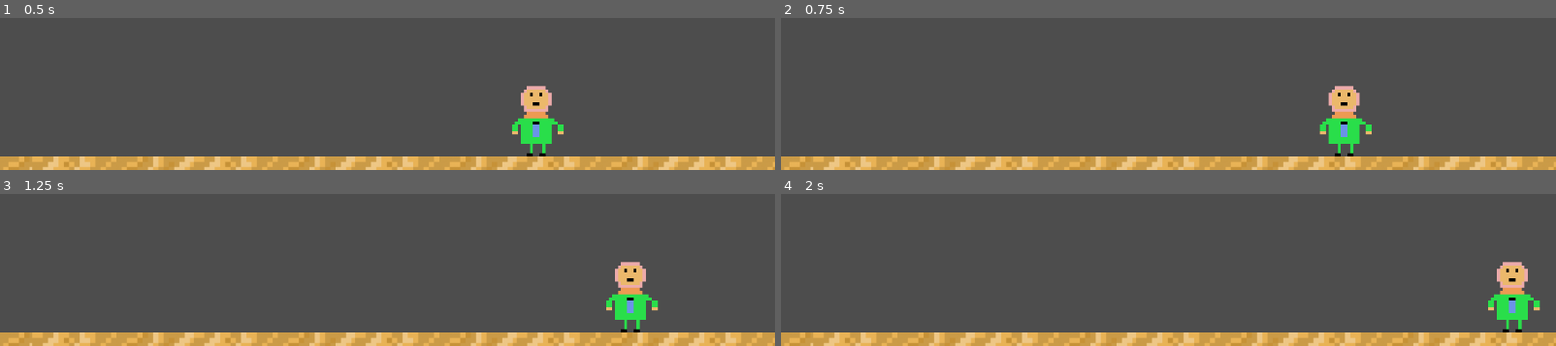
Above: before the commit, frames 1-4 (two rows, left to right).
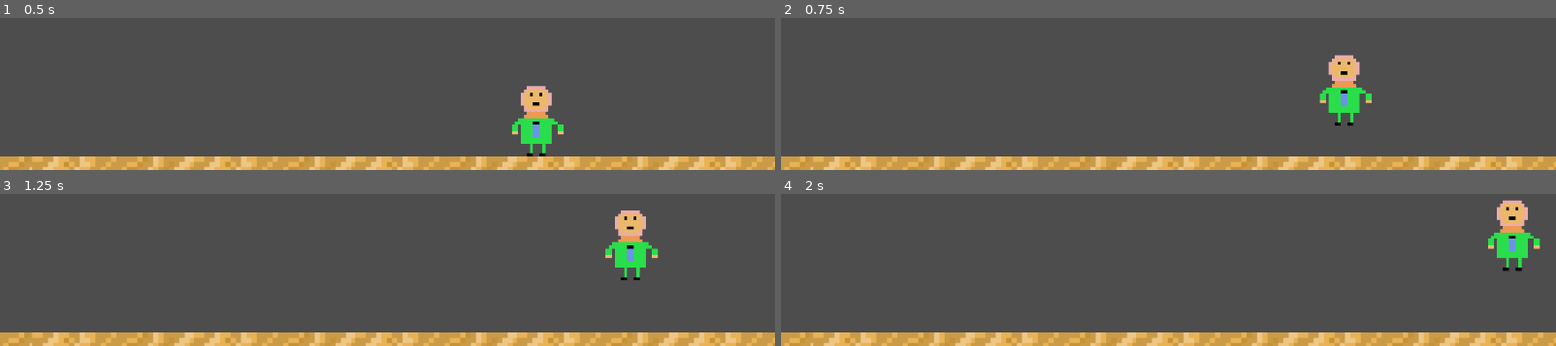
Above: after the commit, the same moments.

Repository: PullRequestPR/Daydream-project
Game: Godot game, scene res://main.tscn
Two runs of this game, one before a commit and one after it. Both use one fixed random seed, a clock stepped at 60 frames per second and the inputs below.
Inputs:
- Up to frame 1 (0.5 s): no input
- Up to frame 2 (0.75 s): tap Enter at 0.5 s; hold Right (ui_right) from 0.53 s (still down); tap Space (jump, bound only after the commit) at 0.6 s
- Up to frame 3 (1.25 s): keep holding Right (ui_right); tap Space (jump, bound only after the commit) at 0.77, 1.07 s
- Up to frame 4 (2 s): keep holding Right (ui_right); tap Space (jump, bound only after the commit) at 1.35, 1.52, 1.82 s

Frame 1 is identical in both runs. In frame 2, 2.6% of the frame differs, in the area x 69-77%, y 24-92%; in frame 3, 3.1%; in frame 4, 3.2%, in the area x 91-98%, y 3-92%.

Commit message:
feat: add W,A,S,D keys

Diff:
--- a/player.gd
+++ b/player.gd
@@ -7,14 +7,14 @@
 func _physics_process(delta):
 	velocity.y += GRAVITY * delta
 
-	if Input.is_action_pressed("ui_right"):
+	if Input.is_action_pressed("ui_right") or Input.is_action_pressed("move_right"):
 		velocity.x = SPEED
-	elif Input.is_action_pressed("ui_left"):
+	elif Input.is_action_pressed("ui_left") or Input.is_action_pressed("move_left"):
 		velocity.x = -SPEED
 	else:
 		velocity.x = 0
 
-	if is_on_floor() and Input.is_action_just_pressed("ui_up"):
+	if is_on_floor() and (Input.is_action_just_pressed("ui_up") or Input.is_action_just_pressed("jump")):
 		velocity.y = JUMP_FORCE
 
 	move_and_slide()
--- a/project.godot
+++ b/project.godot
@@ -15,6 +15,25 @@
 config/features=PackedStringArray("4.5", "GL Compatibility")
 config/icon="res://icon.svg"
 
+[input]
+
+move_right={
+"deadzone": 0.2,
+"events": [Object(InputEventKey,"resource_local_to_scene":false,"resource_name":"","device":0,"window_id":0,"alt_pressed":false,"shift_pressed":false,"ctrl_pressed":false,"meta_pressed":false,"pressed":false,"keycode":0,"physical_keycode":68,"key_label":0,"unicode":0,"location":0,"echo":false,"script":null)
+]
+}
+move_left={
+"deadzone": 0.2,
+"events": [Object(InputEventKey,"resource_local_to_scene":false,"resource_name":"","device":0,"window_id":0,"alt_pressed":false,"shift_pressed":false,"ctrl_pressed":false,"meta_pressed":false,"pressed":false,"keycode":0,"physical_keycode":65,"key_label":0,"unicode":0,"location":0,"echo":false,"script":null)
+]
+}
+jump={
+"deadzone": 0.2,
+"events": [Object(InputEventKey,"resource_local_to_scene":false,"resource_name":"","device":0,"window_id":0,"alt_pressed":false,"shift_pressed":false,"ctrl_pressed":false,"meta_pressed":false,"pressed":false,"keycode":0,"physical_keycode":32,"key_label":0,"unicode":0,"location":0,"echo":false,"script":null)
+, Object(InputEventKey,"resource_local_to_scene":false,"resource_name":"","device":0,"window_id":0,"alt_pressed":false,"shift_pressed":false,"ctrl_pressed":false,"meta_pressed":false,"pressed":false,"keycode":0,"physical_keycode":87,"key_label":0,"unicode":0,"location":0,"echo":false,"script":null)
+]
+}
+
 [rendering]
 
 renderer/rendering_method="gl_compatibility"
